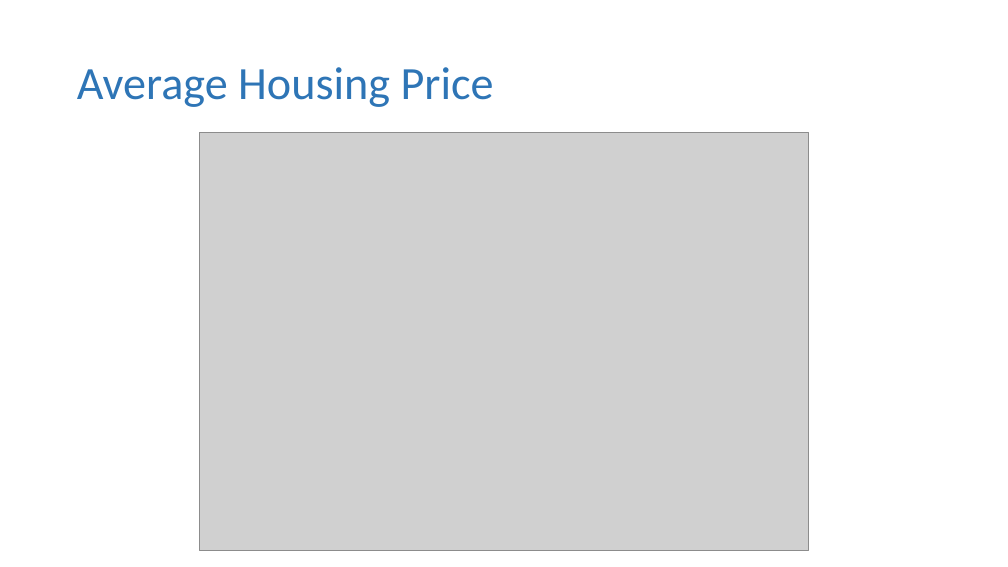
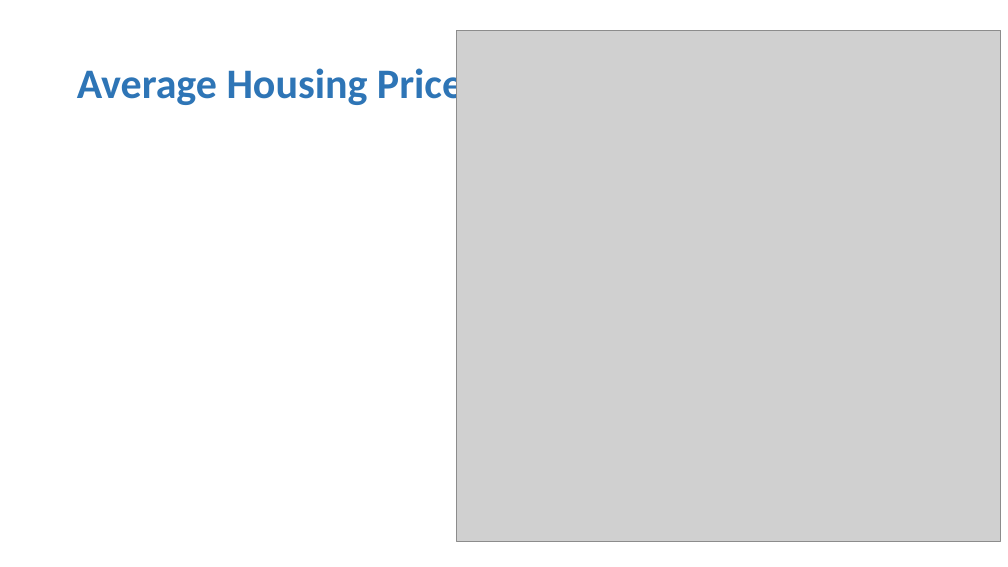
Before and after one commit to shafiq5/Coursera_Capstone, a slide deck: slide 12 of Week5/MyPresentation.pptx (slide 9 before the commit). Drawn at 1008x567 pixels with LibreOffice and Linux fonts; fonts in the diff are those of the drawing; grey boxes stand for pictures. Boxes give left, top, right and bottom in pixels: in the first picture for what was removed or moved away, otherwise in the second. Text is boxed around its words. In the diff, an @@ line names an element or a change of style, - is before the commit and + after.

```diff
--- a/Week5/MyPresentation.pptx
+++ b/Week5/MyPresentation.pptx
@@ title "Average Housing Price" at bbox=[77, 64, 463, 109]: size 44 to 40 pt, bold on @@
@@ picture added at bbox=[457, 30, 1001, 541] @@
@@ picture removed at bbox=[199, 132, 808, 551] @@
```
Also in this commit, not shown: 3 other slides changed, 9 slides added, 5 slides removed, 2 other files.
